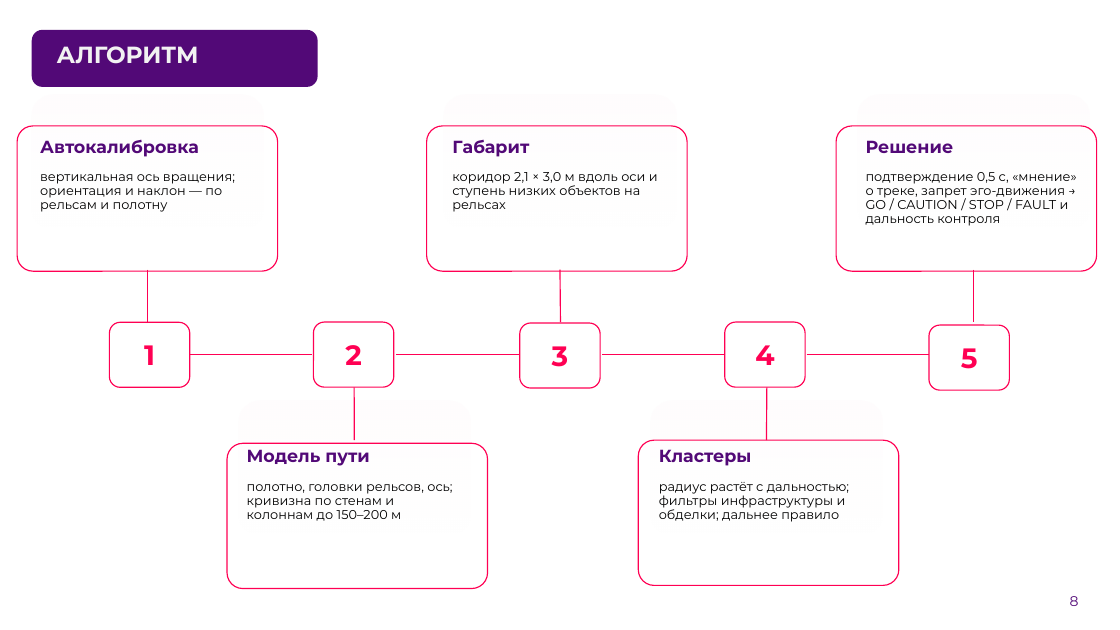
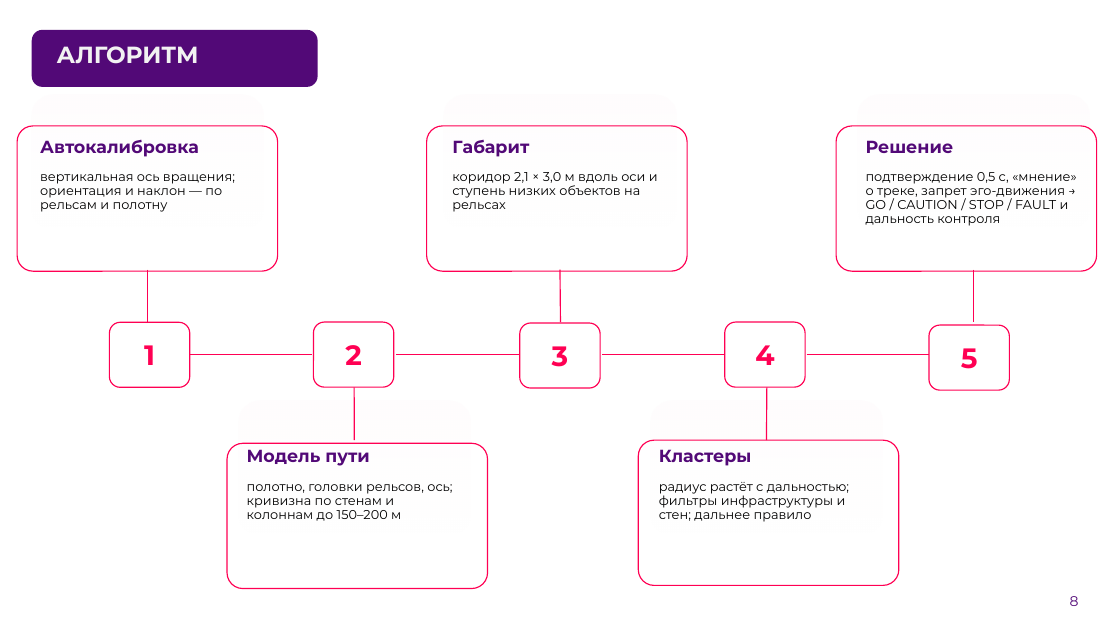
Before and after one commit to pmixay/ReSense, a slide deck: slide 8 of docs/presentation/ReSense_LCT2026.pptx. Drawn at 1120x630 pixels with LibreOffice and Linux fonts; fonts in the diff are those of the drawing; background and template pictures are left out. Boxes give left, top, right and bottom in pixels: in the first picture for what was removed or moved away, otherwise in the second. Text is boxed around its words. In the diff, an @@ line names an element or a change of style, - is before the commit and + after.

```diff
--- a/docs/presentation/ReSense_LCT2026.pptx
+++ b/docs/presentation/ReSense_LCT2026.pptx
@@ text at [659, 482, 849, 522]: text changed @@
-радиус растёт с дальностью; фильтры инфраструктуры и обделки; дальнее правило
+радиус растёт с дальностью; фильтры инфраструктуры и стен; дальнее правило
```
Also in this commit, not shown: 11 other slides changed, 2 other files.
